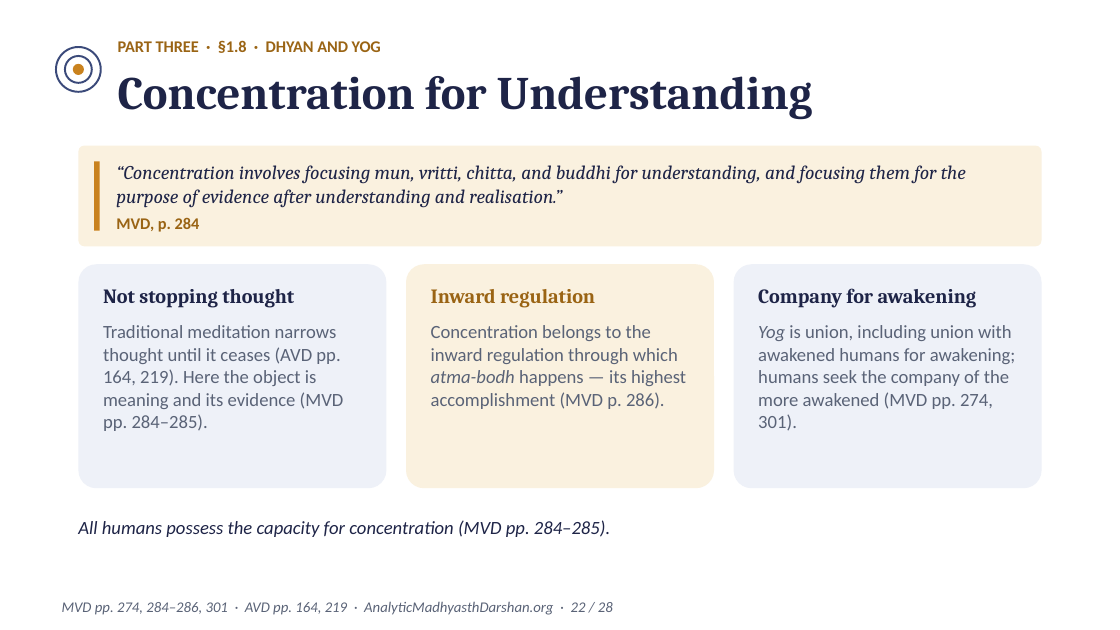
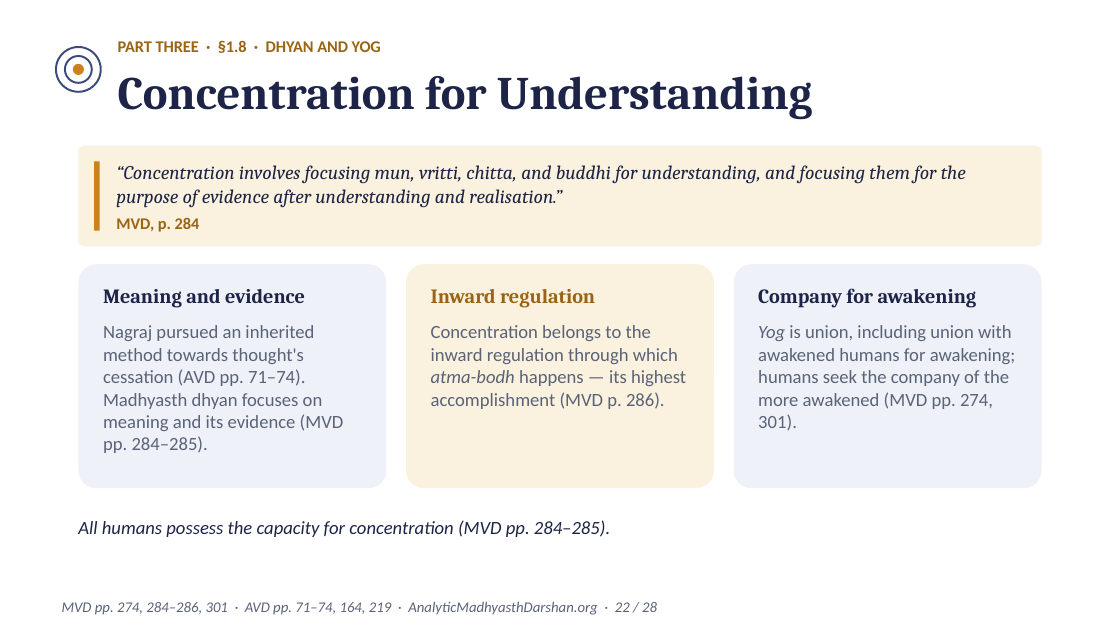
Before and after one commit to raghavamohan/AnalyticMadhyasthDarshan, a slide deck: slide 22 of Studies/Spiritual-Practice-And-Realization/Spiritual-Practice-And-Realization-Madhyasth-Darshan.pptx. Drawn at 1120x630 pixels with LibreOffice and Linux fonts; fonts in the diff are those of the drawing. Boxes give left, top, right and bottom in pixels: in the first picture for what was removed or moved away, otherwise in the second. Text is boxed around its words. In the diff, an @@ line names an element or a change of style, - is before the commit and + after.

```diff
--- a/Studies/Spiritual-Practice-And-Realization/Spiritual-Practice-And-Realization-Madhyasth-Darshan.pptx
+++ b/Studies/Spiritual-Practice-And-Realization/Spiritual-Practice-And-Realization-Madhyasth-Darshan.pptx
@@ text at (103,289,305,308): text changed @@
-Not stopping thought
+Meaning and evidence
@@ text at (103,325,344,453): text changed @@
-Traditional meditation narrows thought until it ceases (AVD pp. 164, 219). Here the object is meaning and its evidence (MVD pp. 284–285).
+Nagraj pursued an inherited method towards thought's cessation (AVD pp. 71–74). Madhyasth dhyan focuses on meaning and its evidence (MVD pp. 284–285).
@@ text at (62,601,657,615): text changed @@
-MVD pp. 274, 284–286, 301 · AVD pp. 164, 219 · AnalyticMadhyasthDarshan.org · 22 / 28
+MVD pp. 274, 284–286, 301 · AVD pp. 71–74, 164, 219 · AnalyticMadhyasthDarshan.org · 22 / 28
```
Also in this commit, not shown: 12 other slides changed, 16 other files.
